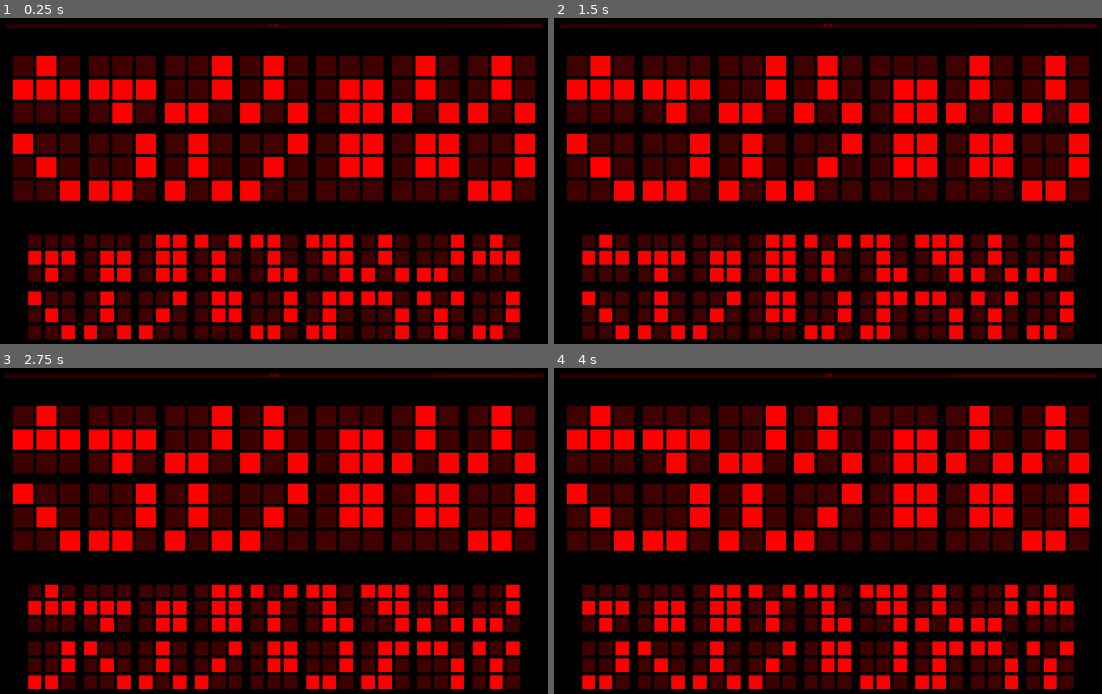
Above: before the commit, frames 1-4 (two rows, left to right).
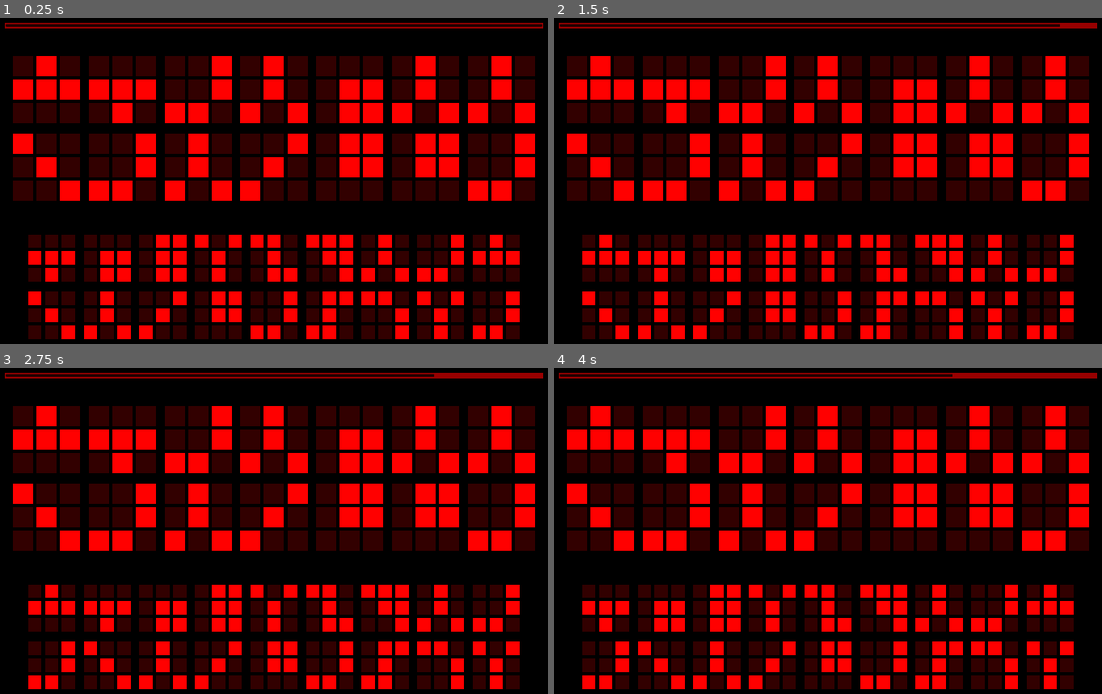
Above: after the commit, the same moments.

Repository: abarichello/gamine
Game: Godot game, scene res://scenes/Main.tscn
Same seed, same stepped clock (60 frames per second), same inputs: the game is played once before the commit and once after it.
Inputs:
- Up to frame 1 (0.25 s): no input
- Up to frame 2 (1.5 s): tap Enter (ui_accept) at 0.5, 0.77, 1.25 s; hold Right (ui_right) 0.53-1.28 s; hold Down (ui_down) from 1.28 s (still down)
- Up to frame 3 (2.75 s): tap Enter (ui_accept) at 1.52, 2 s; release Down (ui_down) at 2.03 s; hold Right (ui_right) from 2.03 s (still down)
- Up to frame 4 (4 s): tap Enter (ui_accept) at 2.75, 3.02, 3.5, 3.77 s; release Right (ui_right) at 2.78 s; hold Up (ui_up) 2.78-3.53 s; hold Left (ui_left) from 3.53 s (still down)

The runs differ from the first frame. In frame 1, 1.0% of the frame differs, in the area x 0-100%, y 1-4%; in frame 2, 1.0%; in frame 3, 1.1%; in frame 4, 1.2%.

Commit message:
Better ProgressBar

Diff:
--- a/game/scenes/Game.tscn
+++ b/game/scenes/Game.tscn
@@ -1,7 +1,35 @@
-[gd_scene load_steps=3 format=2]
+[gd_scene load_steps=4 format=2]
 
 [ext_resource path="res://scripts/Game.gd" type="Script" id=1]
 [ext_resource path="res://scenes/Data.tscn" type="PackedScene" id=2]
+
+[sub_resource type="StyleBoxFlat" id=1]
+
+content_margin_left = -1.0
+content_margin_right = -1.0
+content_margin_top = -1.0
+content_margin_bottom = -1.0
+bg_color = Color( 0.6, 0.6, 0.6, 1 )
+draw_center = true
+border_width_left = 0
+border_width_top = 0
+border_width_right = 0
+border_width_bottom = 0
+border_color = Color( 0.8, 0.8, 0.8, 1 )
+border_blend = false
+corner_radius_top_left = 0
+corner_radius_top_right = 0
+corner_radius_bottom_right = 0
+corner_radius_bottom_left = 0
+corner_detail = 8
+expand_margin_left = 0.0
+expand_margin_right = 0.0
+expand_margin_top = 0.0
+expand_margin_bottom = 0.0
+shadow_color = Color( 0, 0, 0, 0.6 )
+shadow_size = 0
+anti_aliasing = true
+anti_aliasing_size = 1
 
 [node name="Game" type="Control" index="0"]
 
@@ -57,6 +85,7 @@
 mouse_default_cursor_shape = 0
 size_flags_horizontal = 2
 size_flags_vertical = 0
+custom_styles/bg = SubResource( 1 )
 min_value = 0.0
 max_value = 15.0
 step = 1.0
@@ -64,7 +93,7 @@
 value = 0.0
 exp_edit = false
 rounded = false
-percent_visible = true
+percent_visible = false
 _sections_unfolded = [ "Anchor", "Focus", "Grow Direction", "Hint", "Margin", "Material", "Mouse", "Pause", "Percent", "Rect", "Size Flags", "Theme", "Visibility", "custom_colors", "custom_fonts", "custom_styles" ]
 
 [node name="Text" type="HBoxContainer" parent="1" index="1"]
--- a/game/scripts/Game.gd
+++ b/game/scripts/Game.gd
@@ -32,7 +32,7 @@
             check_selection()
 
 func _process(delta):
-    $"1/ProgressBar".value = int($Timeleft.time_left)
+    $"1/ProgressBar".value = float($Timeleft.time_left)
 
 # Check the center selection against the current level
 func check_selection():
--- a/game/scripts/Piece.gd
+++ b/game/scripts/Piece.gd
@@ -1,6 +1,6 @@
 extends Control
 
-const OFF_COLOR = Color(0.25, 0.25, 0.25)
+const OFF_COLOR = Color(0.2, 0.2, 0.2)
 
 export (PackedScene) var Bit
 var serial
